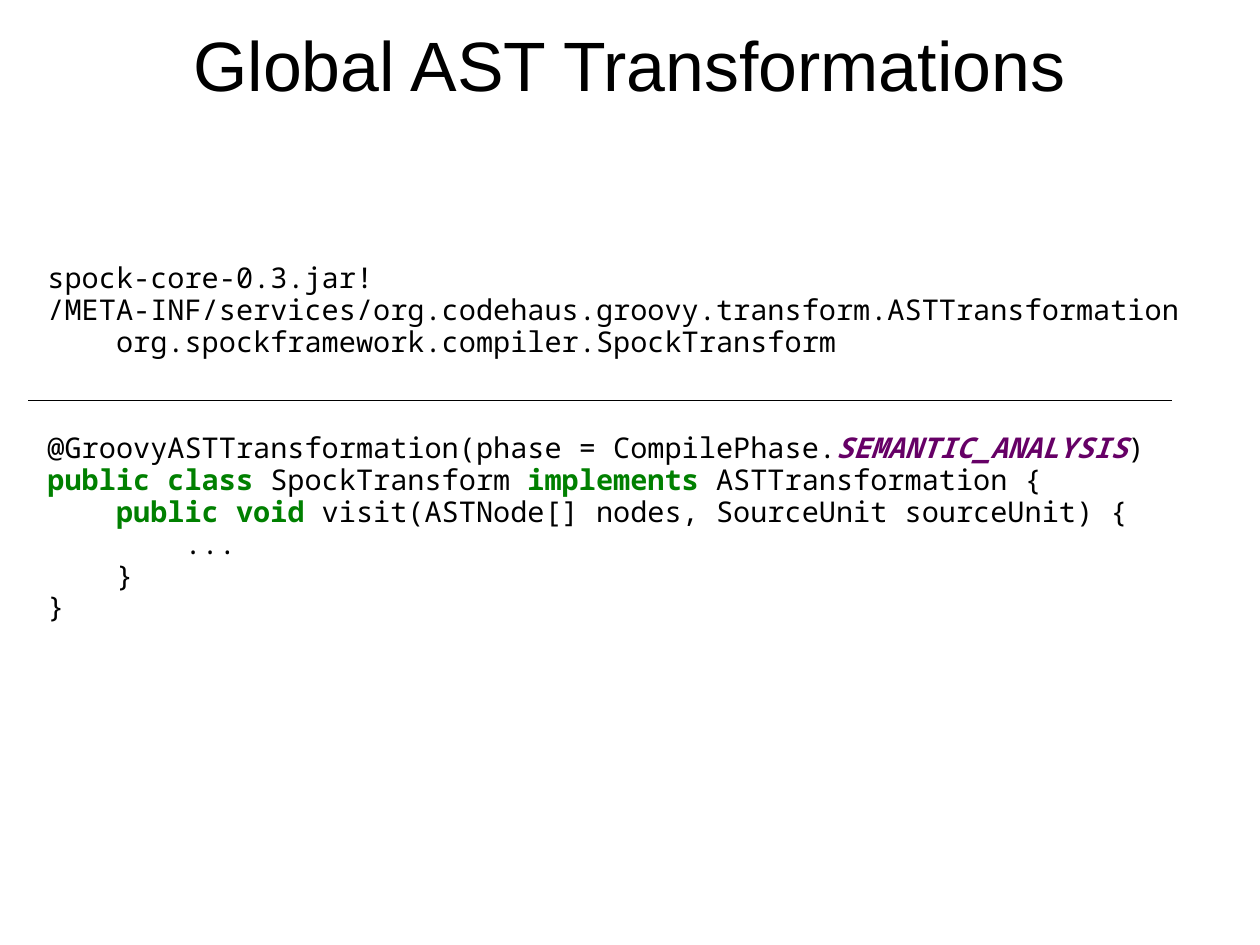
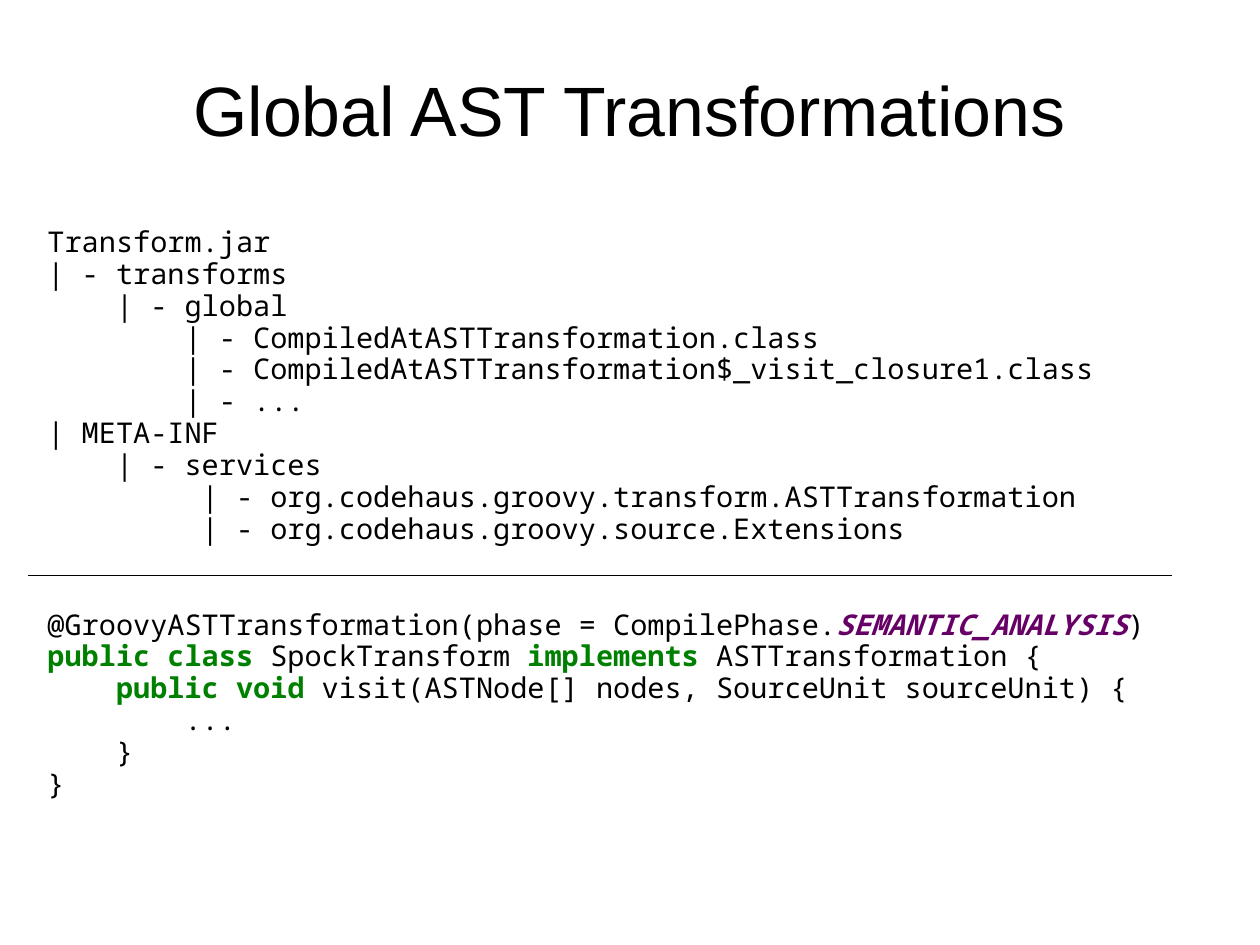
Before and after one commit to HamletDRC/presentations, a slide deck: slide 42 of asttransformations/CodeGeneration_SDC.odp (slide 32 before the commit). Drawn at 1260x945 pixels with LibreOffice and Linux fonts; fonts in the diff are those of the drawing. Boxes give left, top, right and bottom in pixels: in the first picture for what was removed or moved away, otherwise in the second. Text is boxed around its words. In the diff, an @@ line names an element or a change of style, - is before the commit and + after.

Commit message:
done with SDC Code Gen Slides.

```diff
--- a/asttransformations/CodeGeneration_SDC.odp
+++ b/asttransformations/CodeGeneration_SDC.odp
@@ title "Global AST Transformations": place and size @@
-title "Global AST Transformations" at [193,40,1065,92]
+title "Global AST Transformations" at [193,85,1065,137]
@@ text "Transform.jar": place and size @@
-text "Transform.jar" at [47,266,1178,529]
+text "Transform.jar" at [47,230,1127,705]
@@ text at [47,230,1093,546]: text changed @@
-spock-core-0.3.jar!
-/META-INF/services/org.codehaus.groovy.transform.ASTTransformation
-org.spockframework.compiler.SpockTransform
+Transform.jar
+| - transforms
+| - global
+| - CompiledAtASTTransformation.class
+| - CompiledAtASTTransformation$_visit_closure1.class
+| - ...
+| META-INF
+| - services
+| - org.codehaus.groovy.transform.ASTTransformation
+| - org.codehaus.groovy.source.Extensions
@@ line moved from (29, 400) - (1172, 400) to (29, 576) - (1172, 576) @@
```
Also in this commit, not shown: 8 other slides changed, 12 slides added, 2 slides removed, 4 other files.
